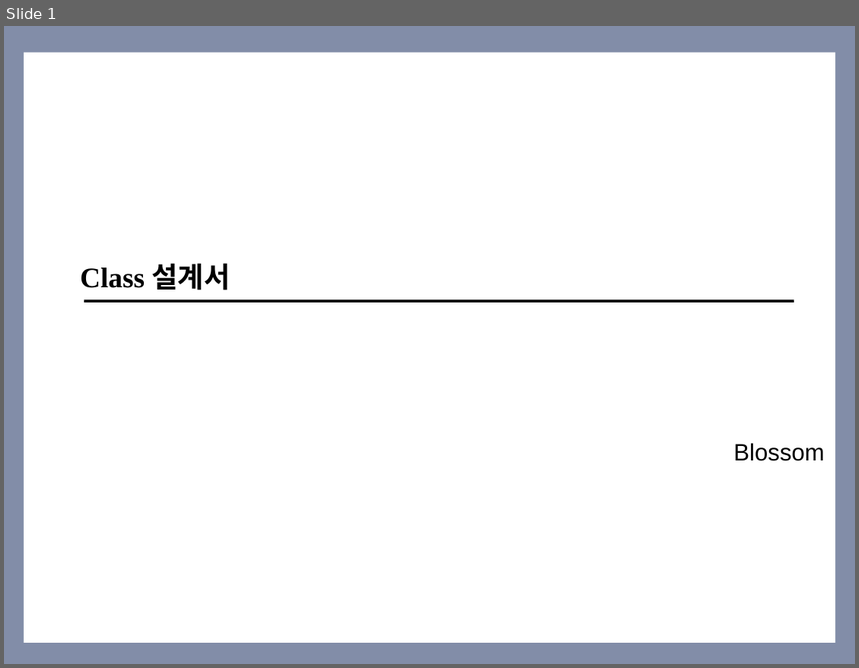
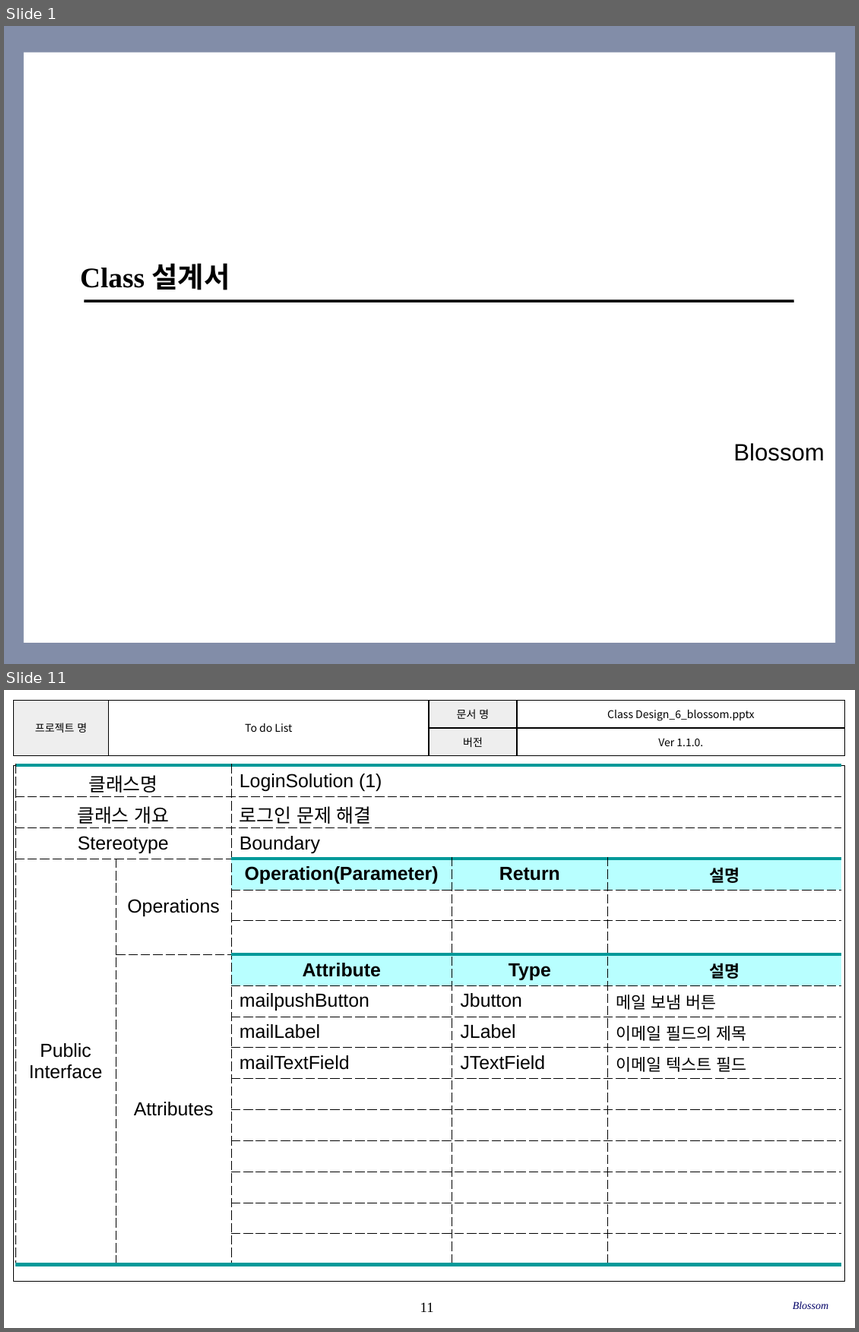
Before and after one commit to SE-admin/SE2017_6_blossom, a slide deck: doc/3_ 설계서/Class Design_6_blossom.pptx. Shown one above the other, each under a label of ours: slide 1 before the commit, slides 1 and 11 after it; the slides between them are not shown. The pictures are 859x668 and 859x1332 pixels, drawn with LibreOffice and Linux fonts; fonts in the diff are those of the drawing; background and template pictures are left out. Boxes give left, top, right and bottom in pixels: in the first picture for what was removed or moved away, otherwise in the second. Text is boxed around its words. In the diff, an @@ line names an element or a change of style, - is before the commit and + after.

Commit message:
2017 - 05 - 25	Ver 1.1.0.	RegistUser, LoginSolution 클래스 추가	임현

```diff
--- a/doc/3_ 설계서/Class Design_6_blossom.pptx
+++ b/doc/3_ 설계서/Class Design_6_blossom.pptx
@@ slide 11 added at bbox=[4, 690, 855, 1328], background #FFFFFF @@
@@ table added at bbox=[13, 700, 845, 827], 2 rows, 4 columns @@
+프로젝트 명 | To do List | 문서 명 | Class Design_6_blossom.pptx
+ |  | 버전 | Ver 1.1.0.
@@ rectangle added at bbox=[13, 766, 845, 1281], outline #000000 0.75 pt @@
@@ table added at bbox=[15, 766, 842, 1265], 16 rows, 5 columns @@
+클래스명 |  | LoginSolution (1) |  | 
+클래스 개요 |  | 로그인 문제 해결 |  | 
+Stereotype |  | Boundary |  | 
+Public / Interface | Operations | Operation(Parameter) | Return | 설명
+ |  |  |  | 
+ |  |  |  | 
+ | Attributes | Attribute | Type | 설명
+ |  | mailpushButton | Jbutton | 메일 보냄 버튼
+ |  | mailLabel | JLabel | 이메일 필드의 제목
+ |  | mailTextField | JTextField | 이메일 텍스트 필드
+ |  |  |  | 
+ |  |  |  | 
+ |  |  |  | 
+ |  |  |  | 
+ |  |  |  | 
+ |  |  |  | 
@@ page number added at bbox=[420, 1303, 434, 1312], 12 pt, text #000000 @@
+11
@@ text added at bbox=[793, 1302, 829, 1309], 9 pt, text #000066, italic @@
+Blossom
```
Also in this commit, not shown: 8 slides changed, 1 other slide added.
